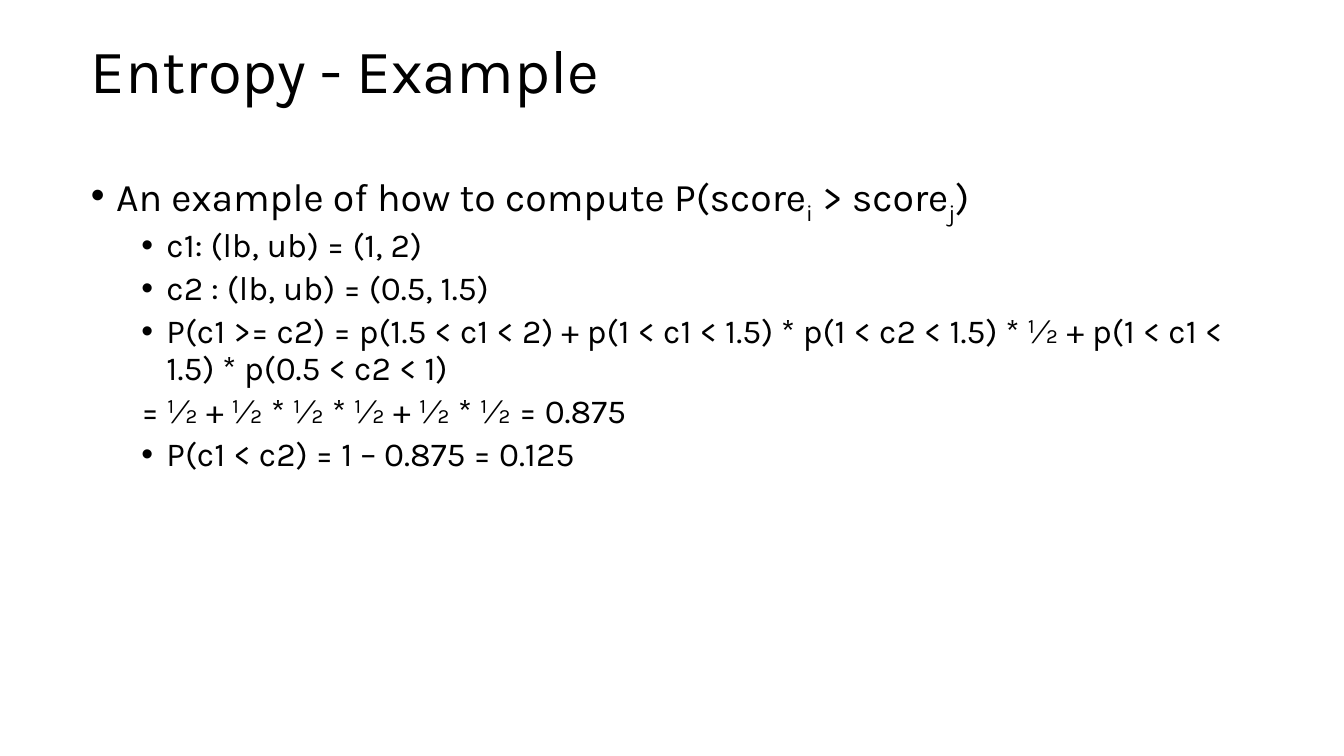
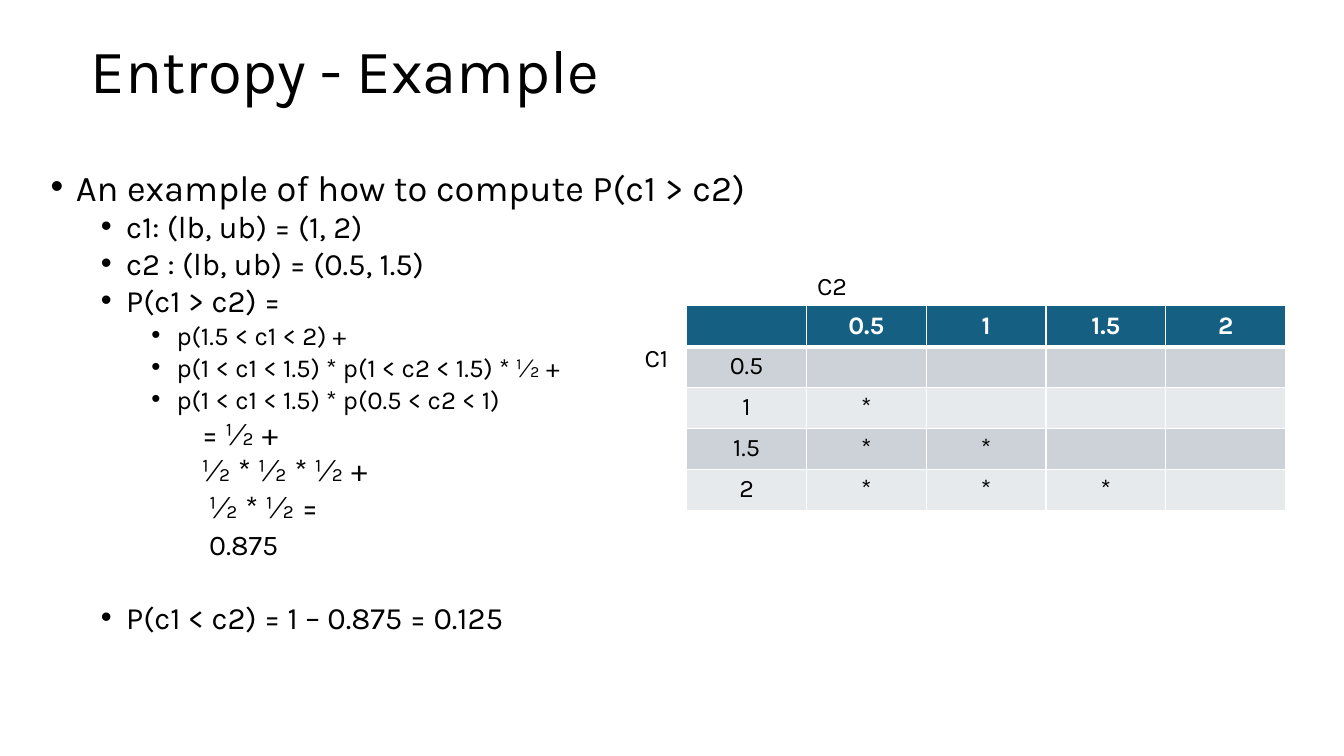
Before and after one commit to sohrabnamazinia/Personalized-Top-K-Set-Queries, a slide deck: slide 19 of rankingwithLLM.pptx. Drawn at 1344x756 pixels with LibreOffice and Linux fonts; fonts in the diff are those of the drawing. Boxes give left, top, right and bottom in pixels: in the first picture for what was removed or moved away, otherwise in the second. Text is boxed around its words. In the diff, an @@ line names an element or a change of style, - is before the commit and + after.

```diff
--- a/rankingwithLLM.pptx
+++ b/rankingwithLLM.pptx
@@ text "An example of how to ...": place and size @@
-text "An example of how to ..." at [116,182,1196,470]
+text "An example of how to ..." at [76,174,745,633]
@@ text at [76,174,745,210]: text changed; size 28 to 25.9 pt @@
-• An example of how to compute P(scorei > scorej)
+• An example of how to compute P(c1 > c2)
@@ text at [126,215,504,633]: size 24 to 22.2 pt in "c1: (lb, ub) = (1, 2)", "c2 : (lb, ub) = (0.5, 1.5)", "P(c1 < c2) = 1 – 0.875 ..."; line spacing 0.9 to 0.8 @@
@@ text at [126,289,540,556]: text changed; size 24 to 18.5 pt @@
-  • P(c1 >= c2) = p(1.5 < c1 < 2) + p(1 < c1 < 1.5) * p(1 < c2 < 1.5) * ½ + p(1 < c1 < 1.5) * p(0.5 < c2 < 1)
-  = ½ + ½ * ½ * ½ + ½ * ½ = 0.875
+  • P(c1 > c2) =
+    • p(1.5 < c1 < 2) +
+    • p(1 < c1 < 1.5) * p(1 < c2 < 1.5) * ½ +
+    • p(1 < c1 < 1.5) * p(0.5 < c2 < 1)
+  = ½ +
+  ½ * ½ * ½ +
+  ½ * ½ =
+  0.875
@@ text added at [817,279,847,296], 18 pt, text #000000 @@
+C2
@@ table added at [687,306,1287,510], 5 rows, 5 columns @@
+ | 0.5 | 1 | 1.5 | 2
+0.5 |  |  |  | 
+1 | * |  |  | 
+1.5 | * | * |  | 
+2 | * | * | * | 
@@ text added at [645,351,669,368], 18 pt, text #000000 @@
+C1
```
Also in this commit, not shown: 2 other slides changed, 1 slide added, 2 other files.
